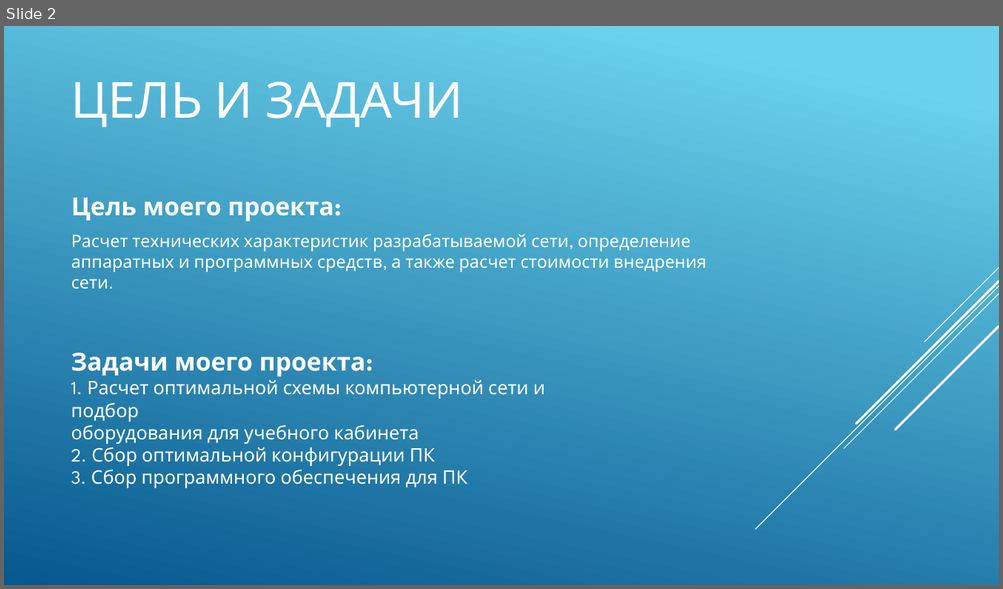
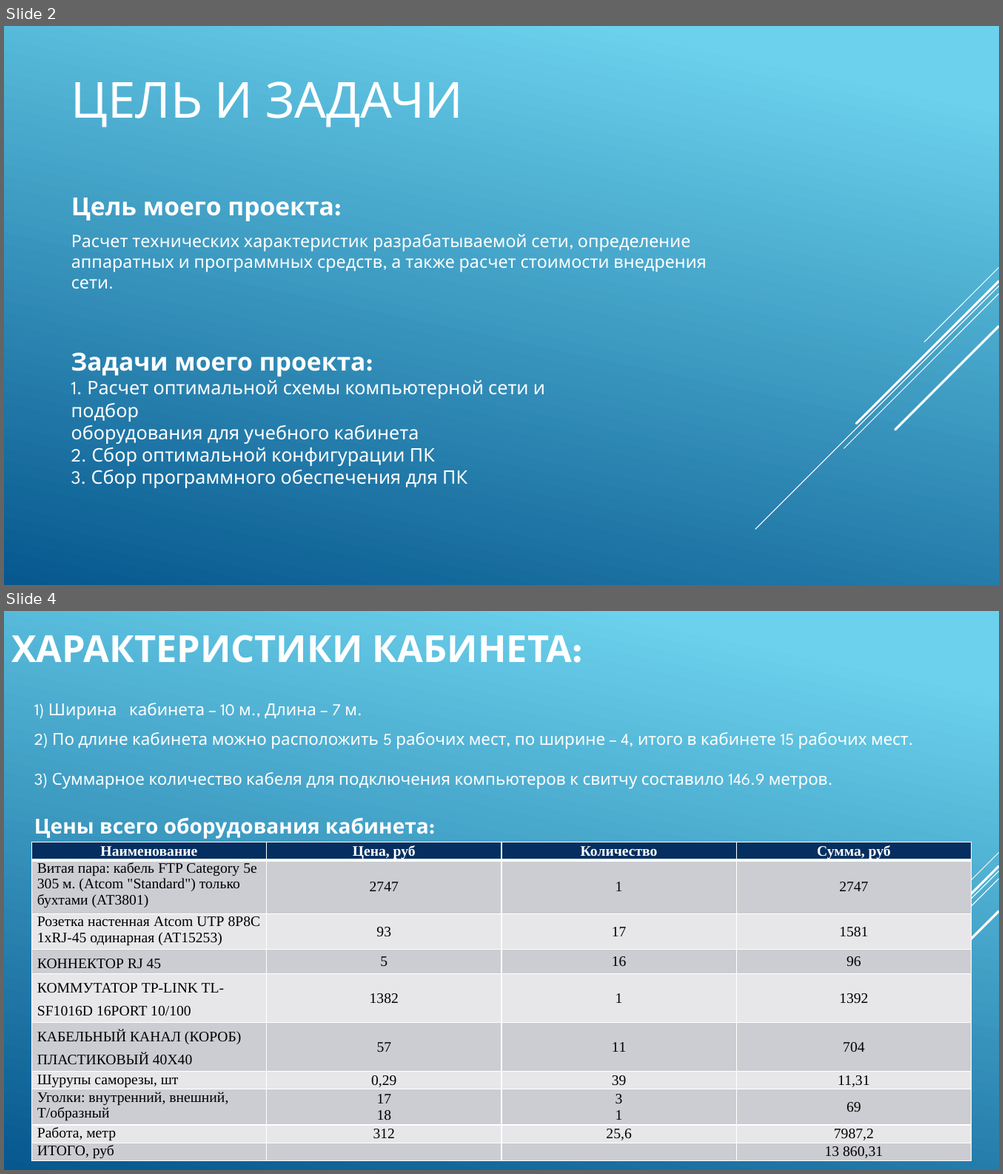
Before and after one commit to gozerentt/docrepo, a slide deck: Проект/Индивидуальный проект.pptx. Shown one above the other, each under a label of ours: slide 2 before the commit, slides 2 and 4 after it; the slides between them are not shown. The pictures are 1003x589 and 1003x1174 pixels, drawn with LibreOffice and Linux fonts; fonts in the diff are those of the drawing. Boxes give left, top, right and bottom in pixels: in the first picture for what was removed or moved away, otherwise in the second. Text is boxed around its words. In the diff, an @@ line names an element or a change of style, - is before the commit and + after.

```diff
--- a/Проект/Индивидуальный проект.pptx
+++ b/Проект/Индивидуальный проект.pptx
@@ slide 4 added at (4, 611, 999, 1170), background gradient #6ED2EB to #06588E; not listed: 5 template elements that a slide beside it also shows @@
@@ title added at (11, 635, 583, 663), 36 pt, text #FFFFFF, bold @@
+ХАРАКТЕРИСТИКИ КАБИНЕТА:
@@ text added at (34, 703, 908, 839), 16 pt, text #FFFFFF @@
+1) Ширина кабинета – 10 м., Длина – 7 м.
+2) По длине кабинета можно расположить 5 рабочих мест, по ширине – 4, итого в кабинете 15 рабочих мест.
+3) Суммарное количество кабеля для подключения компьютеров к свитчу составило 146.9 метров.
+Цены всего оборудования кабинета:
@@ table added at (31, 843, 972, 1162), 10 rows, 4 columns @@
+Наименование | Цена, руб | Количество | Сумма, руб
+Витая пара: кабель FTP Category 5e 305 м. (Atcom "Standard") только бухтами (АТ3801) | 2747 | 1 | 2747
+Розетка настенная Atcom UTP 8P8C 1xRJ-45 одинарная (АТ15253) | 93 | 17 | 1581
+КОННЕКТОР RJ 45 | 5 | 16 | 96
+КОММУТАТОР TP-LINK TL-SF1016D 16PORT 10/100 | 1382 | 1 | 1392
+КАБЕЛЬНЫЙ КАНАЛ (КОРОБ) ПЛАСТИКОВЫЙ 40X40 | 57 | 11 | 704
+Шурупы саморезы, шт | 0,29 | 39 | 11,31
+Уголки: внутренний, внешний, Т/образный | 17 / 18 | 3 / 1 | 69
+Работа, метр | 312 | 25,6 | 7987,2
+ИТОГО, руб |  |  | 13 860,31
```
Also in this commit, not shown: 1 slide changed, 3 other slides added, 1 slide removed, 1 other file.
